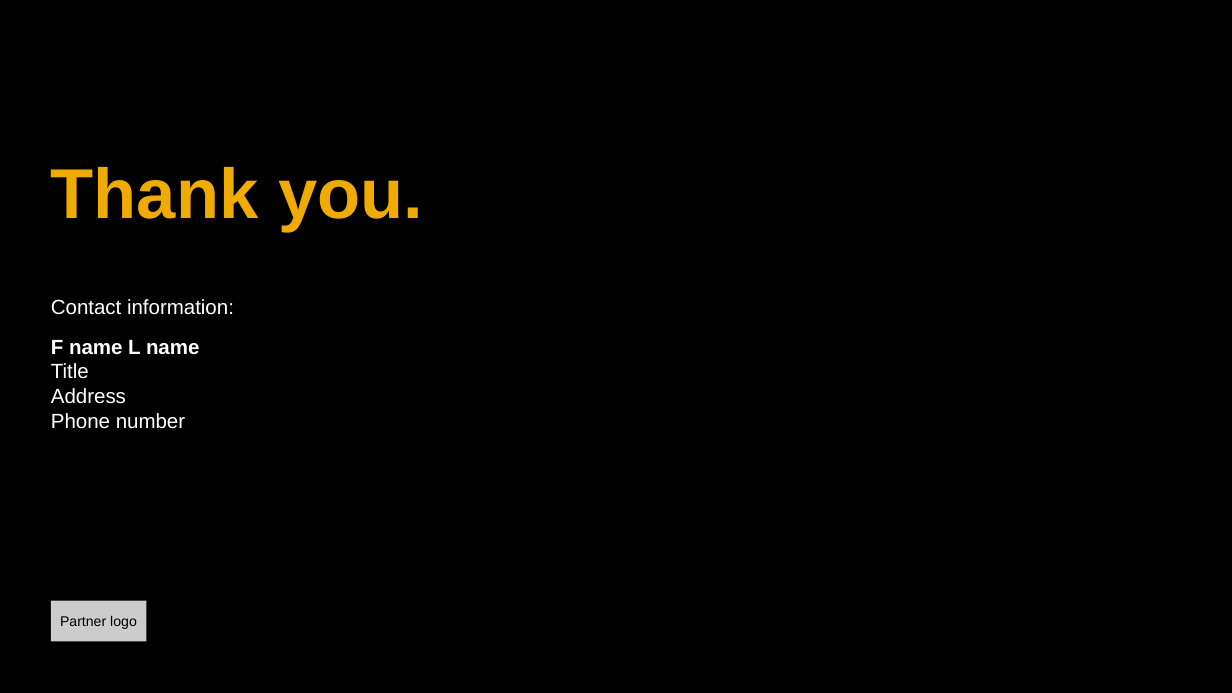
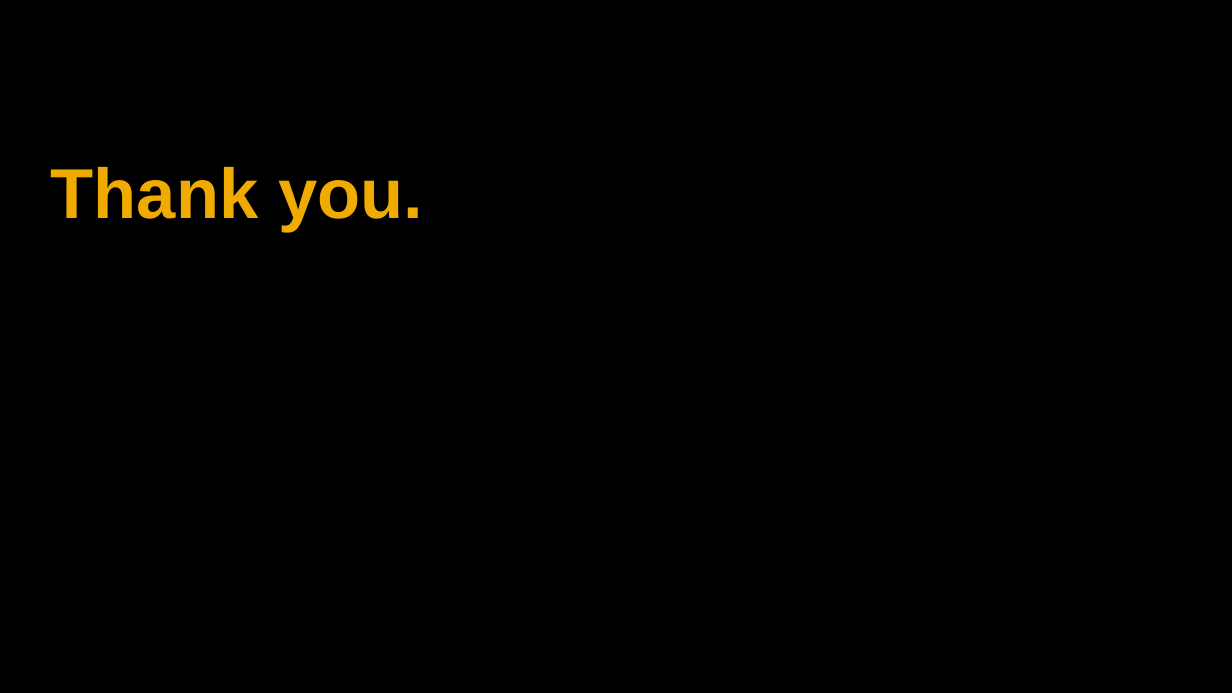
Before and after one commit to Andre-Gilbert/Dijkstra-Shortest-Path, a slide deck: slide 21 of docs/ALG_7_Graphen_Dijkstra.pptx (slide 23 before the commit). Drawn at 1232x693 pixels with LibreOffice and Linux fonts; fonts in the diff are those of the drawing; background and template pictures are left out. Boxes give left, top, right and bottom in pixels: in the first picture for what was removed or moved away, otherwise in the second. Text is boxed around its words. In the diff, an @@ line names an element or a change of style, - is before the commit and + after.

```diff
--- a/docs/ALG_7_Graphen_Dijkstra.pptx
+++ b/docs/ALG_7_Graphen_Dijkstra.pptx
@@ text removed at (x1=51, y1=299, x2=234, y2=429) @@
-Contact information:
-  F name L name
-  Title
-  Address
-  Phone number
@@ rectangle removed at (x1=51, y1=600, x2=146, y2=641) @@
-Partner logo
```
Also in this commit, not shown: 4 other slides changed, 15 slides added, 17 slides removed.
